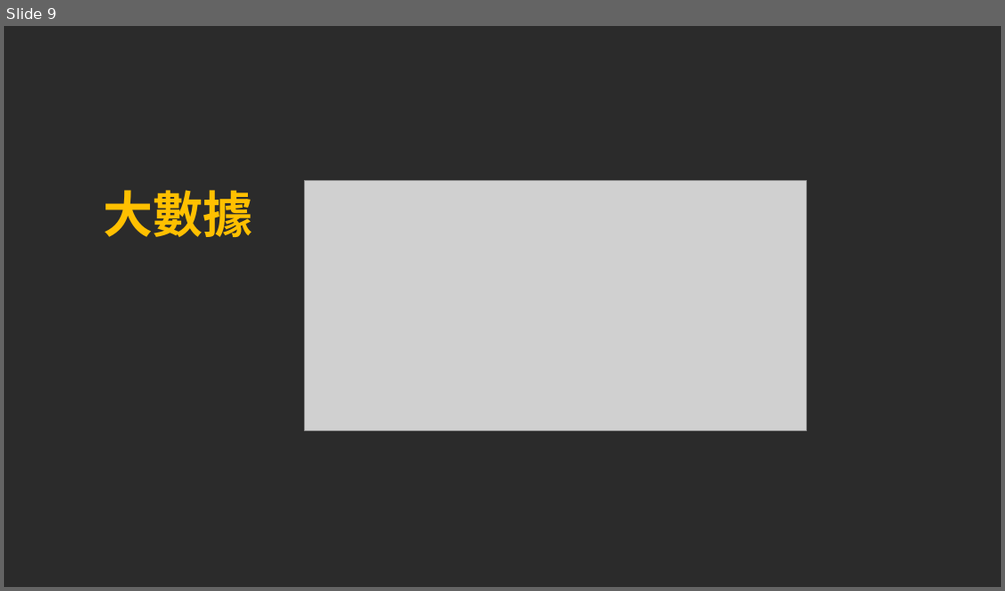
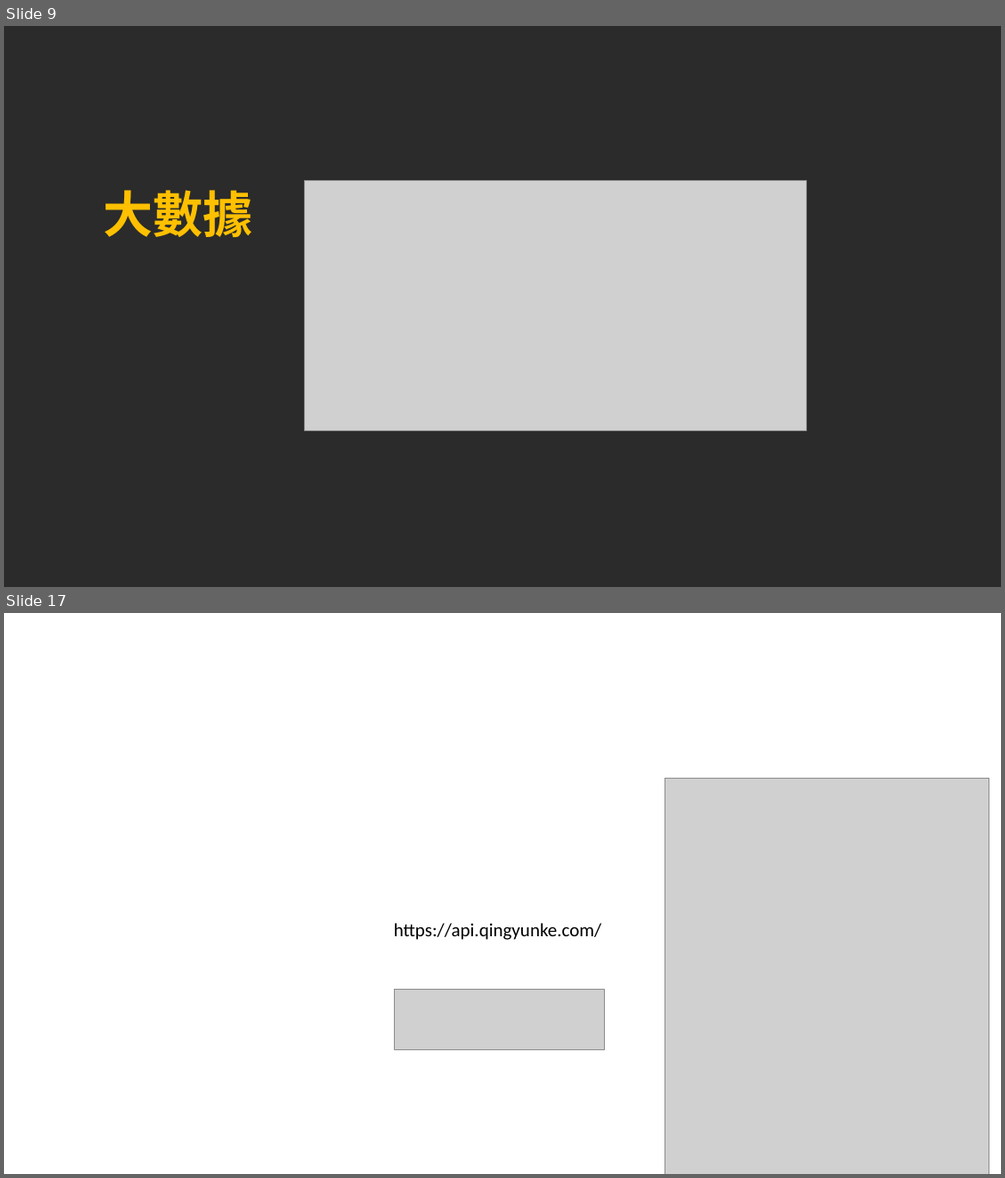
Before and after one commit to pcmsricky/chatbot, a slide deck: NLP2.pptx. Shown one above the other, each under a label of ours: slide 9 before the commit, slides 9 and 17 after it; the slides between them are not shown. The pictures are 1005x591 and 1005x1178 pixels, drawn with LibreOffice and Linux fonts; fonts in the diff are those of the drawing; grey boxes stand for pictures; background and template pictures are left out; a plain dark background stands for a picture behind light text. Boxes give left, top, right and bottom in pixels: in the first picture for what was removed or moved away, otherwise in the second. Text is boxed around its words. In the diff, an @@ line names an element or a change of style, - is before the commit and + after.

```diff
--- a/NLP2.pptx
+++ b/NLP2.pptx
@@ slide 17 added at <box>4,613,1001,1174</box>, background picture (left out) @@
@@ picture added at <box>665,778,989,1174</box> @@
@@ text added at <box>394,923,601,940</box>, 18 pt, text #000000 @@
+https://api.qingyunke.com/
@@ picture added at <box>395,989,604,1049</box> @@
```
Also in this commit, not shown: 6 slides changed, 5 other slides added, 2 other files.
